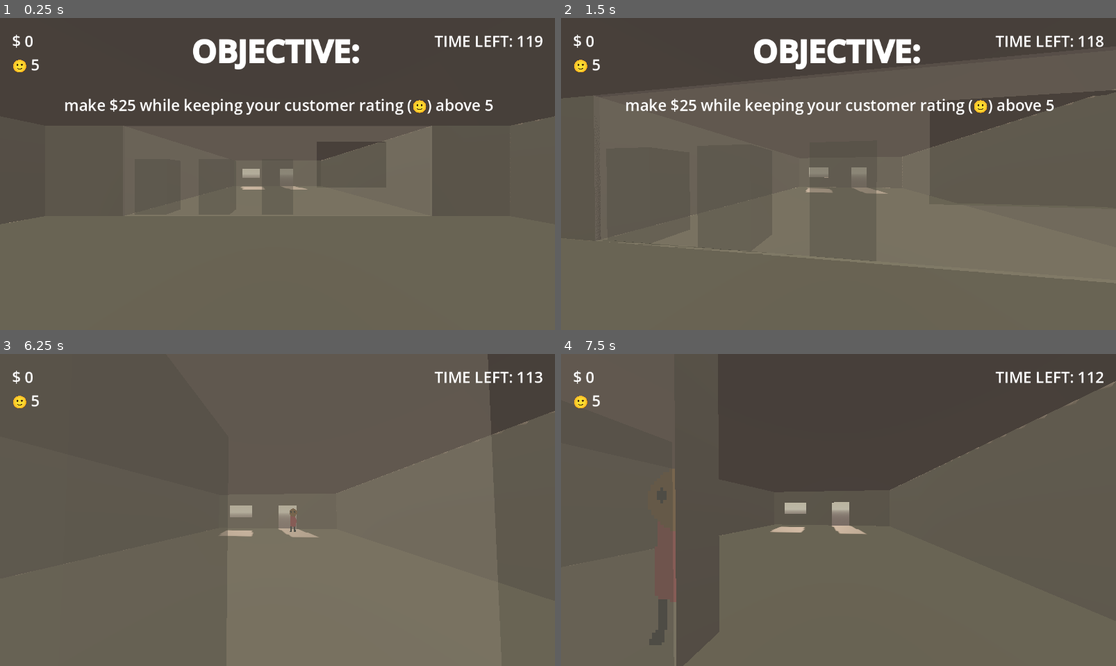
Above: before the commit, frames 1-4 (two rows, left to right).
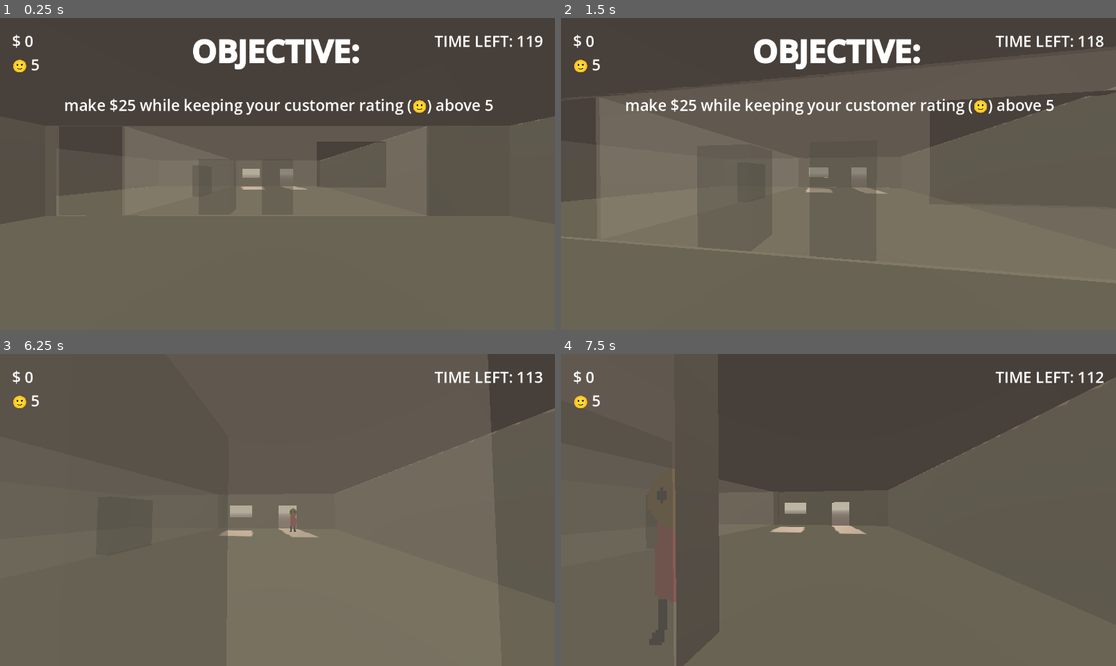
Above: after the commit, the same moments.

Repository: Sunday-Studio-Team/cafe
Game: Godot game, scene res://main.tscn
Same seed, same stepped clock (60 frames per second), same inputs: the game is played once before the commit and once after it.
Inputs (mouse positions are in pixels of both pictures, inside the frame that each line leads up to):
- Up to frame 1 (0.25 s): no input
- Up to frame 2 (1.5 s): tap Enter at 0.5 s; move the mouse to (866, 174) at 0.52 s; hold E (interact) 0.53-1.28 s; hold W (move_forward) from 0.53 s (still down); move the mouse to (810, 174) at 1.27 s; tap I at 1.35 s
- Up to frame 3 (6.25 s): move the mouse to (288, 503) at 2.02 s; hold E (interact) 2.03-2.78 s; tap Space at 2.75, 5 s; move the mouse to (271, 516) at 2.77 s; tap I at 2.85, 4.35, 5.85 s; tap Enter at 3.5, 5.75 s; move the mouse to (316, 513) at 3.52 s; hold E (interact) 3.53-4.28 s; move the mouse to (233, 506) at 4.27 s; move the mouse to (283, 510) at 5.02 s; hold E (interact) 5.03-5.78 s; move the mouse to (255, 503) at 5.77 s; release W (move_forward) at 5.78 s; hold D (move_right) from 5.78 s (still down)
- Up to frame 4 (7.5 s): move the mouse to (866, 510) at 6.52 s; release D (move_right) at 6.53 s; hold E (interact) 6.53-7.28 s; hold W (move_forward) from 6.53 s (still down); move the mouse to (810, 510) at 7.27 s; tap I at 7.35 s

The runs differ from the first frame. In frame 1, 1.4% of the frame differs, in the area x 1-78%, y 34-66%; in frame 2, 3.9%, in the area x 0-100%, y 22-75%; in frame 3, 0.1%; in frame 4, 0.5%.

Commit message:
update layout, move a machine

Diff:
--- a/godot/main.tscn
+++ b/godot/main.tscn
@@ -63,7 +63,7 @@
 size = Vector3(10, 3, 9)
 
 [node name="Void" type="CSGBox3D" parent="Building/CustomerArea" unique_id=760034625]
-transform = Transform3D(1, 0, 0, 0, 1, 0, 0, 0, 1, 0, 1.5, 0.05)
+transform = Transform3D(1, 0, 0, 0, 1, 0, 0, 0, 1, -0.1, 1.5, 0.05)
 operation = 2
 size = Vector3(9.9, 2.9, 9)
 
@@ -90,6 +90,15 @@
 operation = 2
 size = Vector3(2.25, 1.5, 0.1)
 
+[node name="SideWall" type="CSGCombiner3D" parent="Building" unique_id=1154493046]
+transform = Transform3D(-4.371139e-08, 0, -1, 0, 1, 0, 1, 0, -4.371139e-08, -0.6, 0, 0)
+use_collision = true
+
+[node name="Wall" type="CSGBox3D" parent="Building/SideWall" unique_id=1199950967]
+transform = Transform3D(1, 0, 0, 0, 1, 0, 0, 0, 1, -0.49999994, 1.5, 4.4)
+size = Vector3(9.9, 2.9, 0.1)
+material = SubResource("StandardMaterial3D_ig7tw")
+
 [node name="BackRoom" type="CSGCombiner3D" parent="Building" unique_id=1068869310]
 transform = Transform3D(1, 0, 0, 0, 1, 0, 0, 0, 1, 0, 0, 8.95)
 use_collision = true
@@ -104,10 +113,23 @@
 size = Vector3(14.9, 2.9, 9)
 
 [node name="Void2" type="CSGBox3D" parent="Building/BackRoom" unique_id=1398872124]
-transform = Transform3D(1, 0, 0, 0, 1, 0, 0, 0, 1, 0, 1.5, -4.4999995)
-operation = 2
-size = Vector3(9.9, 2.9, 0.1)
+transform = Transform3D(1, 0, 0, 0, 1, 0, 0, 0, 1, -1.1, 1.5, -4.4999995)
+operation = 2
+size = Vector3(12, 2.9, 0.1)
 material = SubResource("StandardMaterial3D_ig7tw")
+
+[node name="BackRoom2" type="CSGCombiner3D" parent="Building" unique_id=2023654472]
+transform = Transform3D(-4.371139e-08, 0, -1, 0, 1, 0, 1, 0, -4.371139e-08, -9, 0, 3.0499997)
+use_collision = true
+
+[node name="Room" type="CSGBox3D" parent="Building/BackRoom2" unique_id=930105116]
+transform = Transform3D(1, 0, 0, 0, 1, 0, 0, 0, 1, 0, 1.5, 0)
+size = Vector3(15, 3, 9)
+
+[node name="Void" type="CSGBox3D" parent="Building/BackRoom2" unique_id=59185805]
+transform = Transform3D(1, 0, 0, 0, 1, 0, 0, 0, 1, 0.099999905, 1.5, -0.05000019)
+operation = 2
+size = Vector3(14.9, 2.9, 9)
 
 [node name="CustomerEntrySpot" type="Marker3D" parent="." unique_id=2097310311]
 transform = Transform3D(1, 0, 0, 0, 1, 0, 0, 0, 1, 1.5, 0, -3)
@@ -118,7 +140,7 @@
 [node name="Machines" type="Node3D" parent="." unique_id=407734909]
 
 [node name="Machine" parent="Machines" unique_id=1346980836 instance=ExtResource("2_0xm2m")]
-transform = Transform3D(1, 0, 0, 0, 1, 0, 0, 0, 1, -4, 0.1, 3.8)
+transform = Transform3D(-4.371139e-08, 0, -1, 0, 1, 0, 1, 0, -4.371139e-08, -4.1, 0.1, 1.2999998)
 
 [node name="Machine2" parent="Machines" unique_id=1963636817 instance=ExtResource("2_0xm2m")]
 transform = Transform3D(1, 0, 0, 0, 1, 0, 0, 0, 1, -2, 0.1, 3.8)
